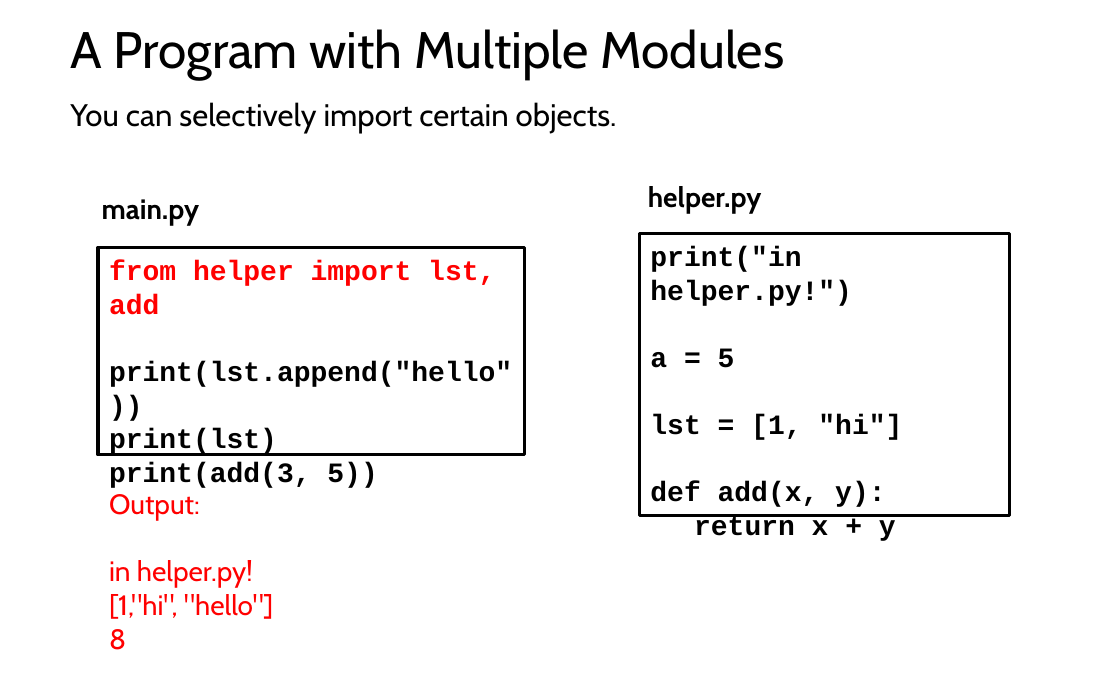
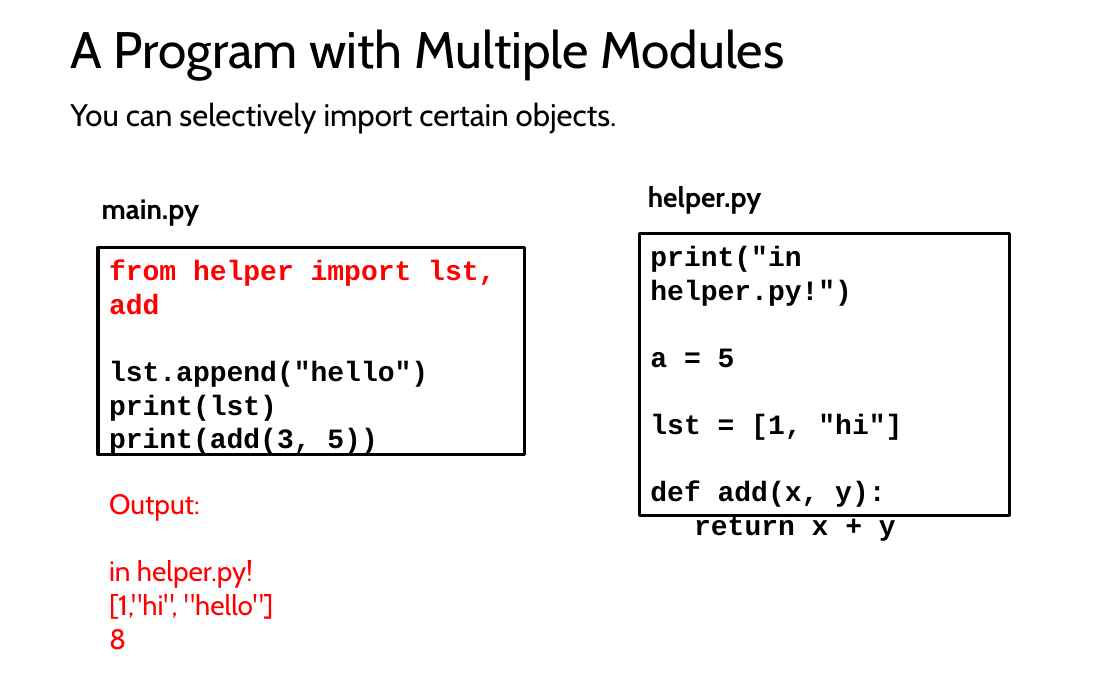
Before and after one commit to LongBaoNguyen/longbaonguyen.github.io, a slide deck: slide 24 of courses/apcsp/lect9.pptx. Drawn at 1120x700 pixels with LibreOffice and Linux fonts; fonts in the diff are those of the drawing. Boxes give left, top, right and bottom in pixels: in the first picture for what was removed or moved away, otherwise in the second. Text is boxed around its words. In the diff, an @@ line names an element or a change of style, - is before the commit and + after.

```diff
--- a/courses/apcsp/lect9.pptx
+++ b/courses/apcsp/lect9.pptx
@@ text in rectangle at (109, 361, 428, 387): text changed @@
-print(lst.append("hello"))
+lst.append("hello")
```
Also in this commit, not shown: 2 other slides changed, 1 other file.
